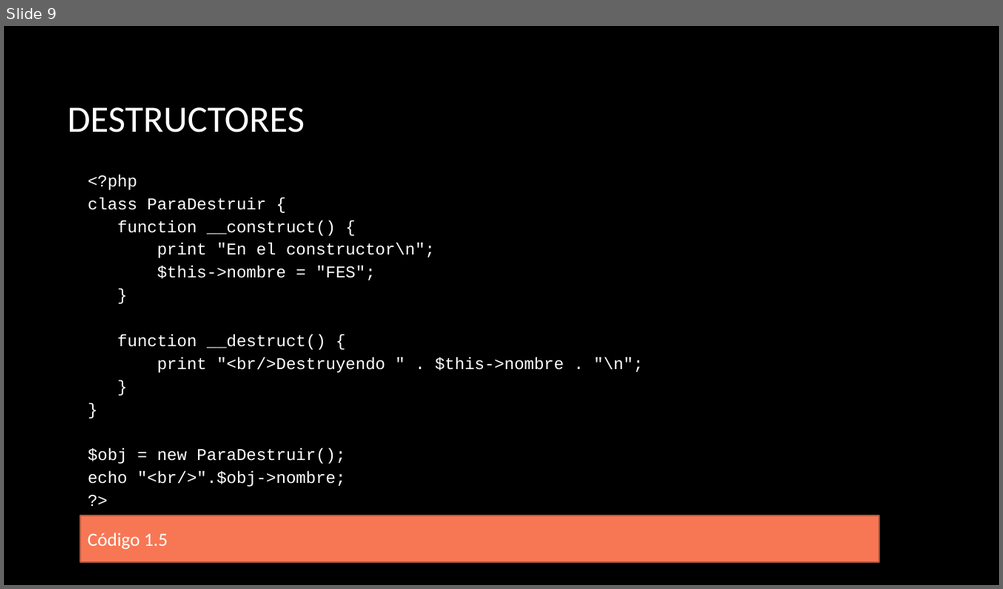
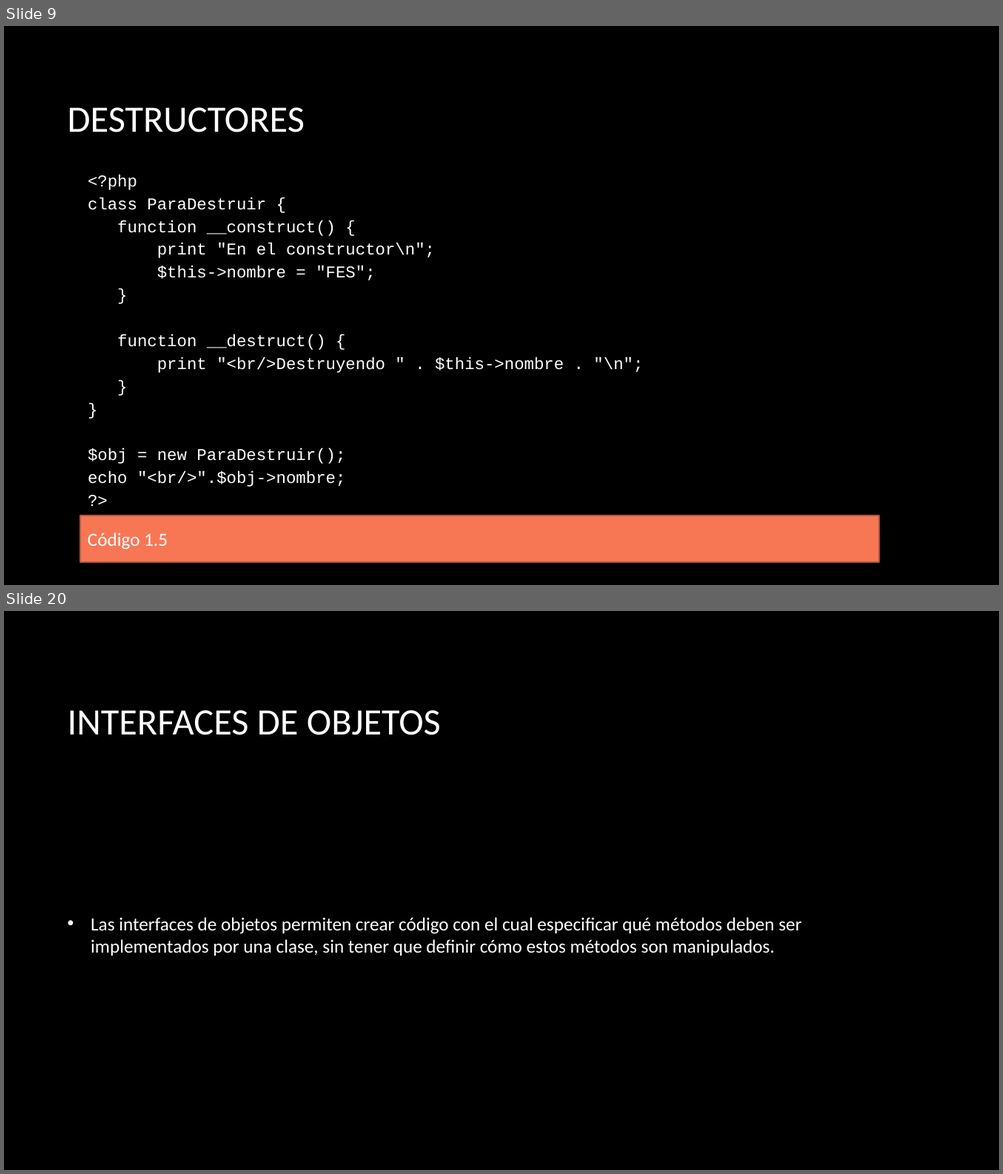
Before and after one commit to erikfer94/fromNoobToMaster, a slide deck: presentaciones/clase_3.pptx. Shown one above the other, each under a label of ours: slide 9 before the commit, slides 9 and 20 after it; the slides between them are not shown. The pictures are 1003x589 and 1003x1174 pixels, drawn with LibreOffice and Linux fonts; fonts in the diff are those of the drawing; background and template pictures are left out. Boxes give left, top, right and bottom in pixels: in the first picture for what was removed or moved away, otherwise in the second. Text is boxed around its words. In the diff, an @@ line names an element or a change of style, - is before the commit and + after.

Commit message:
Clase 4

```diff
--- a/presentaciones/clase_3.pptx
+++ b/presentaciones/clase_3.pptx
@@ slide 20 added at (4, 611, 999, 1170), background picture (left out) @@
@@ title added at (68, 710, 441, 735), 36 pt, text #FFFFFF @@
+INTERFACES DE OBJETOS
@@ text added at (91, 917, 801, 956), 18 pt, text #FFFFFF @@
+• Las interfaces de objetos permiten crear código con el cual especificar qué métodos deben ser implementados por una clase, sin tener que definir cómo estos métodos son manipulados.
```
Also in this commit, not shown: 20 other slides added, 17 other files.
